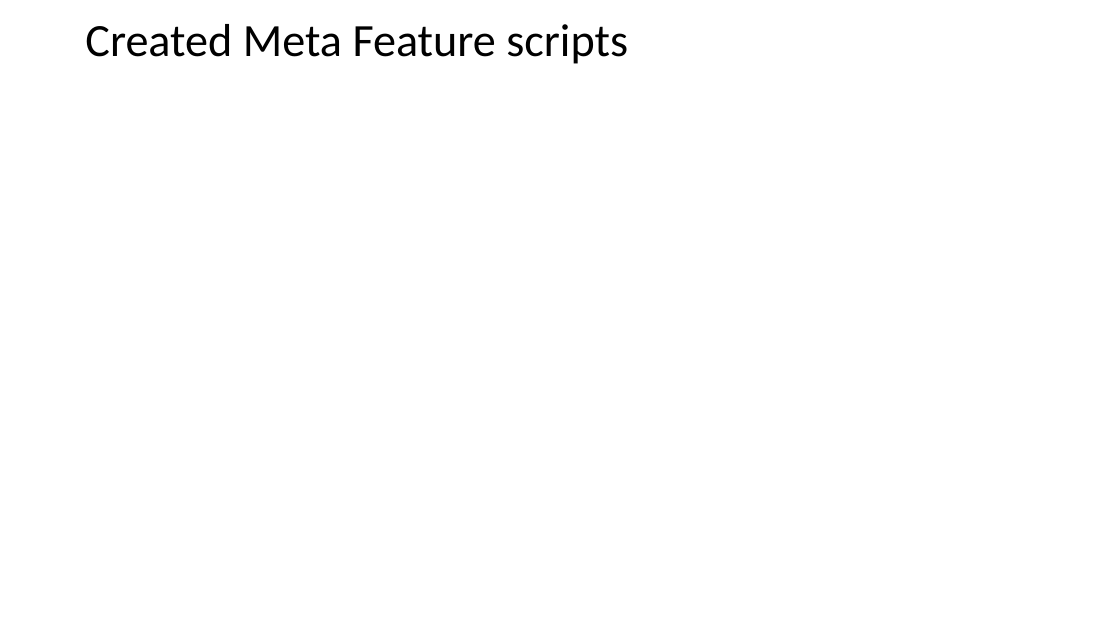
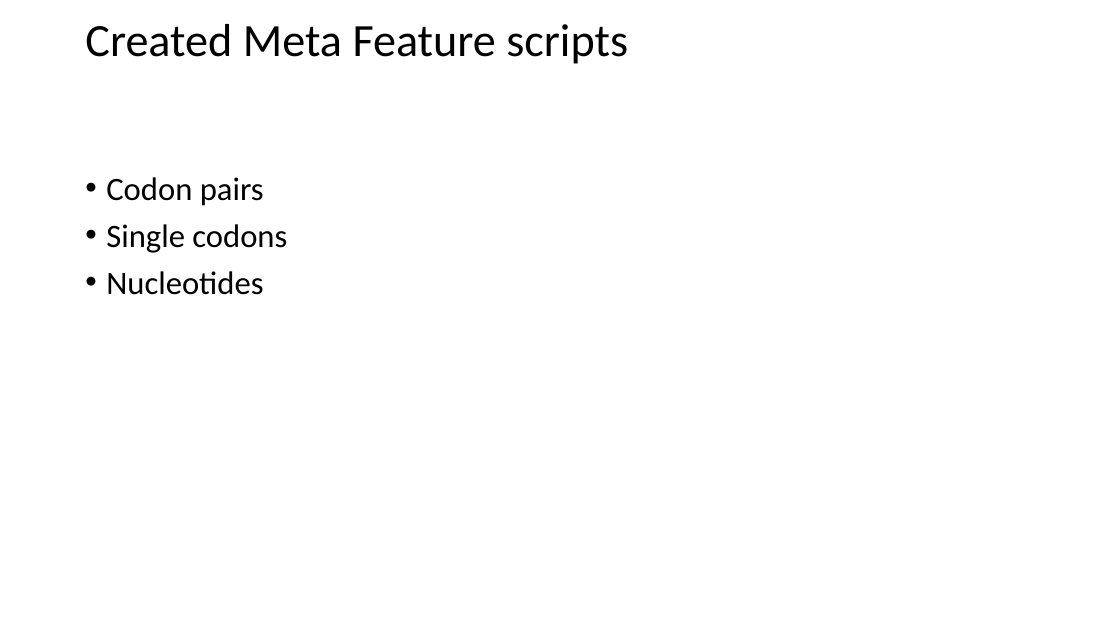
Before and after one commit to 3mma-mack/riboviz-presentation, a slide deck: slide 10 of Rundown-of-our-3-months.pptx (slide 8 before the commit). Drawn at 1120x630 pixels with LibreOffice and Linux fonts; fonts in the diff are those of the drawing. Boxes give left, top, right and bottom in pixels: in the first picture for what was removed or moved away, otherwise in the second. Text is boxed around its words. In the diff, an @@ line names an element or a change of style, - is before the commit and + after.

```diff
--- a/Rundown-of-our-3-months.pptx
+++ b/Rundown-of-our-3-months.pptx
@@ text added at <box>106,177,287,295</box>, 28 pt, text #000000 @@
+• Codon pairs
+• Single codons
+• Nucleotides
```
Also in this commit, not shown: 5 other slides changed, 5 slides added.
